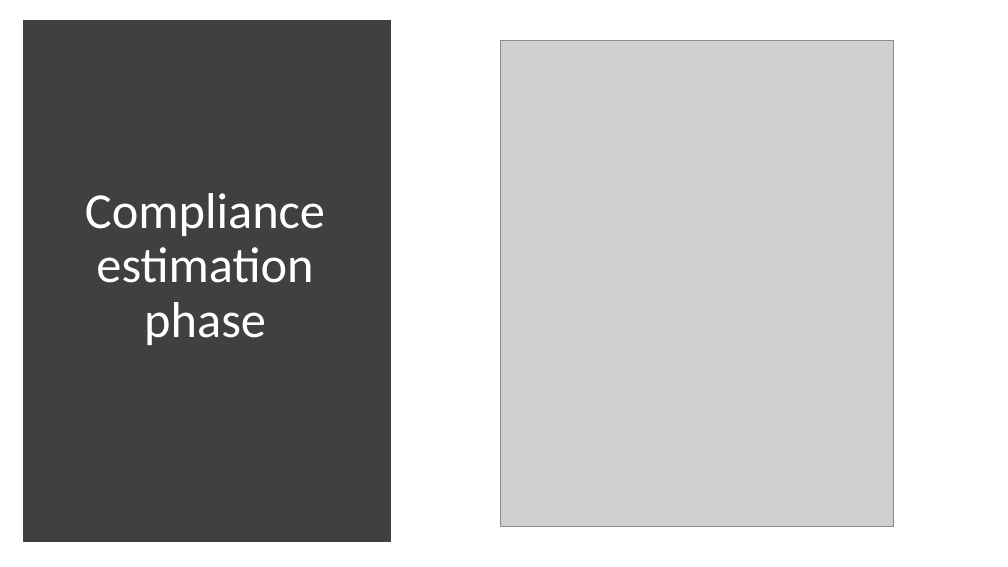
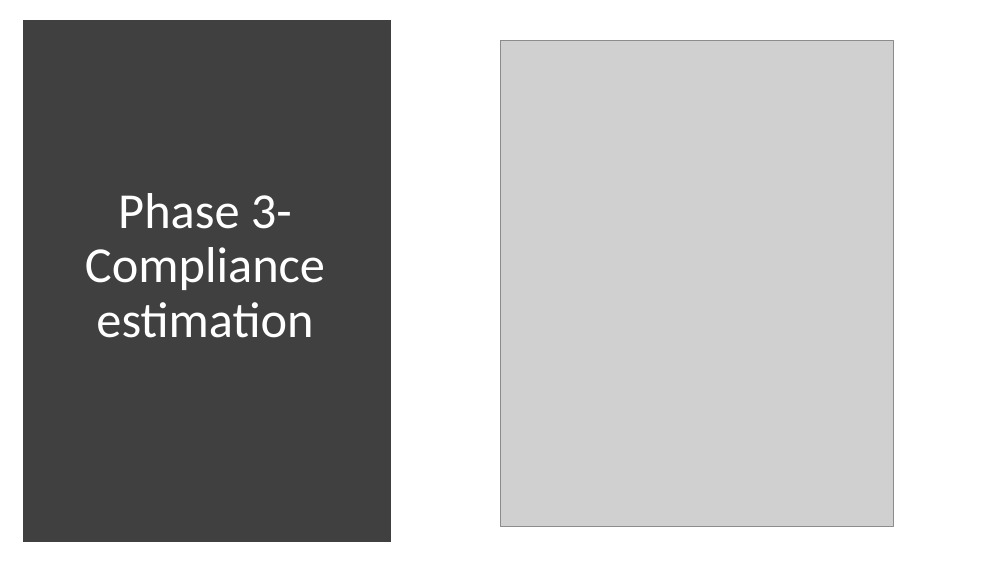
Before and after one commit to lleuch18/P9, a slide deck: slide 9 of Eksamensforberedelse/Fremlæggelse.pptx. Drawn at 1008x567 pixels with LibreOffice and Linux fonts; fonts in the diff are those of the drawing; grey boxes stand for pictures. Boxes give left, top, right and bottom in pixels: in the first picture for what was removed or moved away, otherwise in the second. Text is boxed around its words. In the diff, an @@ line names an element or a change of style, - is before the commit and + after.

```diff
--- a/Eksamensforberedelse/Fremlæggelse.pptx
+++ b/Eksamensforberedelse/Fremlæggelse.pptx
@@ title at (x1=85, y1=193, x2=325, y2=338): text changed @@
-Compliance estimation phase
+Phase 3- Compliance estimation
```
Also in this commit, not shown: 10 other slides changed, 14 slides added, 3 slides removed, 4 other files.
